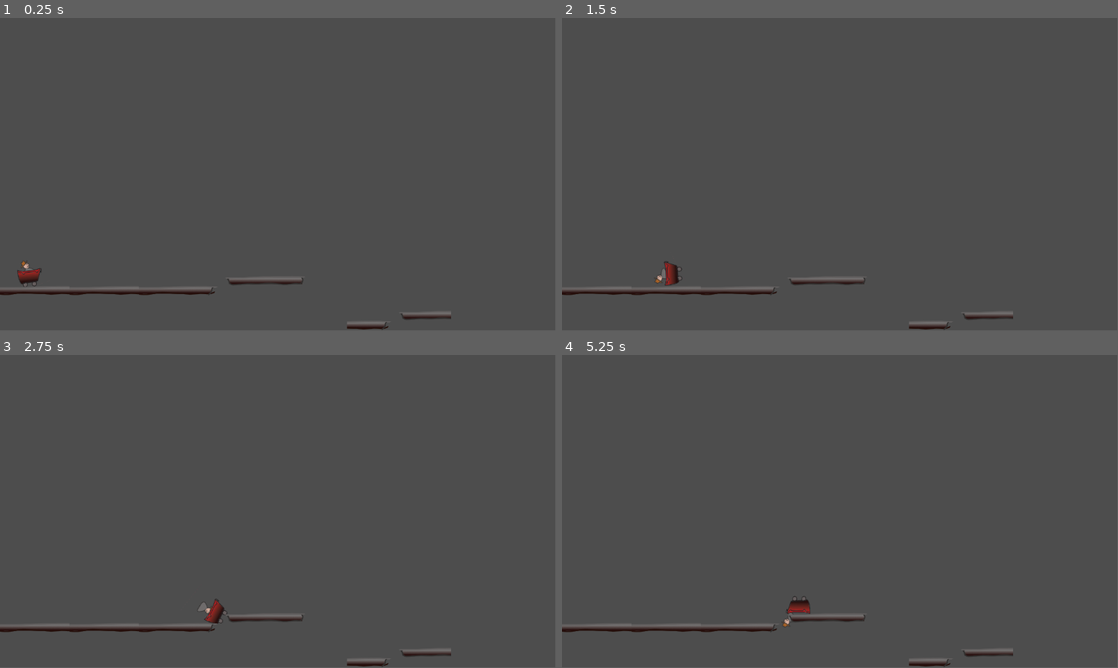
Above: before the commit, frames 1-4 (two rows, left to right).
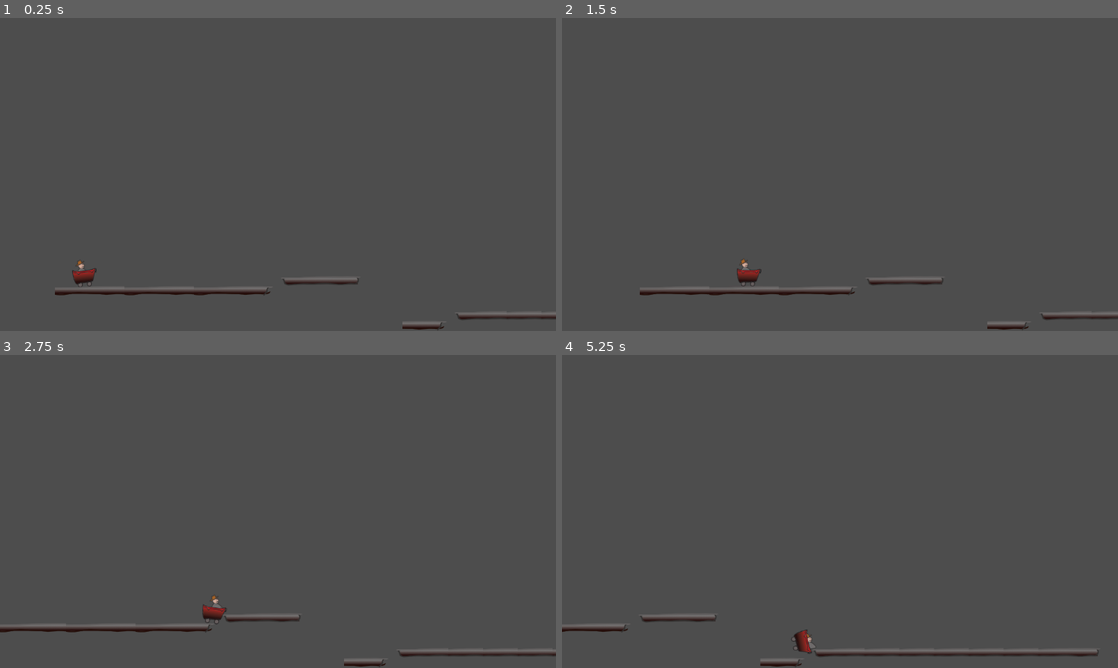
Above: after the commit, the same moments.

Repository: LazyBrush/jam149-ancient
Game: Godot game, scene res://scenes/main/main.tscn
The game is run twice, just before and just after one commit, with the same random seed, the same clock (stepped at 60 frames per second) and the same inputs.
Inputs:
- Up to frame 1 (0.25 s): no input
- Up to frame 2 (1.5 s): tap Enter (ui_accept) at 0.5, 0.77 s
- Up to frame 3 (2.75 s): tap Enter (ui_accept) at 1.52 s
- Up to frame 4 (5.25 s): tap Enter (ui_accept) at 3.02, 3.77, 4.52 s
In our replay, the window is 799x449 before the commit and 800x450 after it. These sizes can differ from the game's own. Grey fills any space a smaller window leaves; there, only what the larger window draws over its background counts as a difference.

The runs differ from the first frame. In frame 1, 1.6% of the frame differs, in the area x 0-100%, y 77-100%; in frame 2, 1.7%; in frame 3, 0.6%; in frame 4, 2.0%, in the area x 0-97%, y 77-100%.

Commit message:
camera moves

Diff:
--- a/project.godot
+++ b/project.godot
@@ -14,3 +14,7 @@
 run/main_scene="res://scenes/main/main.tscn"
 config/features=PackedStringArray("4.1", "Forward Plus")
 config/icon="res://icon.svg"
+
+[display]
+
+window/stretch/mode="viewport"
--- a/scenes/cart/cart.gd
+++ b/scenes/cart/cart.gd
@@ -1,5 +1,6 @@
 extends RigidBody2D
 
+signal cart_pos()
 
 # Called when the node enters the scene tree for the first time.
 func _ready():
@@ -7,7 +8,8 @@
 
 
 # Called every frame. 'delta' is the elapsed time since the previous frame.
-func _process(delta):
+func _process(_delta):
 	if Input.is_action_just_pressed("ui_accept"):
 		print("space bar")
 		apply_central_impulse(Vector2(0,-300))
+	emit_signal("cart_pos", position)
--- a/scenes/levels/mine/mine.tscn
+++ b/scenes/levels/mine/mine.tscn
@@ -6,4 +6,4 @@
 tile_set = ExtResource("1_csx1c")
 cell_quadrant_size = 72
 format = 2
-layer_0/tile_data = PackedInt32Array(458752, 0, 2, 458753, 6 …(144 unchanged characters)…  2, 524299, 131072, 2, 524300, 196608, 2)
+layer_0/tile_data = PackedInt32Array(458752, 0, 2, 458753, 6 …(144 unchanged characters)…  2, 524299, 131072, 2, 524300, 196608, 2, 524301, 196608, 2, 524302, 196608, 2, 524303, 196608, 2, 524304, 196608, 2, 524305, 196608, 2, 524306, 196608, 2, 524307, 262144, 2, 458774, 0, 2, 458775, 65536, 2, 458776, 131072, 2, 458777, 196608, 2, 458778, 196608, 2, 458779, 196608, 2, 458780, 196608, 2, 458781, 196608, 2)
--- /dev/null
+++ b/scenes/main/Camera2D.gd
@@ -0,0 +1,19 @@
+extends Camera2D
+
+var cart_position
+
+
+
+func _ready():
+	var cart = get_parent().get_node("player/Cart")
+	# A stoopid way to get the cart position
+	# from within an instanciated scene
+	cart.connect("cart_pos", _cart_update)
+
+func _cart_update(pos):
+	cart_position = pos
+
+func _process(_delta):
+	# don't move camera up or down
+	# have it a little in front of cart
+	position.x = cart_position.x + 300
--- a/scenes/main/main.tscn
+++ b/scenes/main/main.tscn
@@ -1,11 +1,20 @@
-[gd_scene load_steps=3 format=3 uid="uid://oiw8oxccv61w"]
+[gd_scene load_steps=4 format=3 uid="uid://oiw8oxccv61w"]
 
 [ext_resource type="PackedScene" uid="uid://v4hxynngrl5s" path="res://scenes/player/player.tscn" id="1_ppr7o"]
 [ext_resource type="PackedScene" uid="uid://lwi7wo53in28" path="res://scenes/levels/mine/mine.tscn" id="2_4sm7u"]
+[ext_resource type="Script" path="res://scenes/main/Camera2D.gd" id="3_5308h"]
 
 [node name="main" type="Node2D"]
 
 [node name="player" parent="." instance=ExtResource("1_ppr7o")]
+unique_name_in_owner = true
 position = Vector2(56, 510)
 
 [node name="mine" parent="." instance=ExtResource("2_4sm7u")]
+
+[node name="Camera2D" type="Camera2D" parent="."]
+position = Vector2(573, 325)
+position_smoothing_enabled = true
+rotation_smoothing_enabled = true
+drag_horizontal_enabled = true
+script = ExtResource("3_5308h")
--- a/scenes/player/player.tscn
+++ b/scenes/player/player.tscn
@@ -17,23 +17,27 @@
 position = Vector2(-1, -8)
 mass = 0.1
 physics_material_override = SubResource("PhysicsMaterial_yer8v")
+lock_rotation = true
 
 [node name="Cart" parent="." instance=ExtResource("1_bawci")]
+unique_name_in_owner = true
 physics_material_override = SubResource("PhysicsMaterial_4fgx5")
 constant_force = Vector2(200, 0)
 
 [node name="DampedSpringJoint2D" type="DampedSpringJoint2D" parent="."]
 position = Vector2(-15, 15)
-rotation = -2.58658
+rotation = -2.73842
 node_a = NodePath("../Cart")
 node_b = NodePath("../indi")
 disable_collision = false
-length = 27.0
+length = 22.0
+stiffness = 64.0
 
 [node name="DampedSpringJoint2D2" type="DampedSpringJoint2D" parent="."]
 position = Vector2(13, 15)
-rotation = -3.68264
+rotation = -3.5308
 node_a = NodePath("../Cart")
 node_b = NodePath("../indi")
 disable_collision = false
-length = 25.0
+length = 22.0
+stiffness = 64.0
Not shown, changed: artwork/cart/cart.afdesign~lock~
